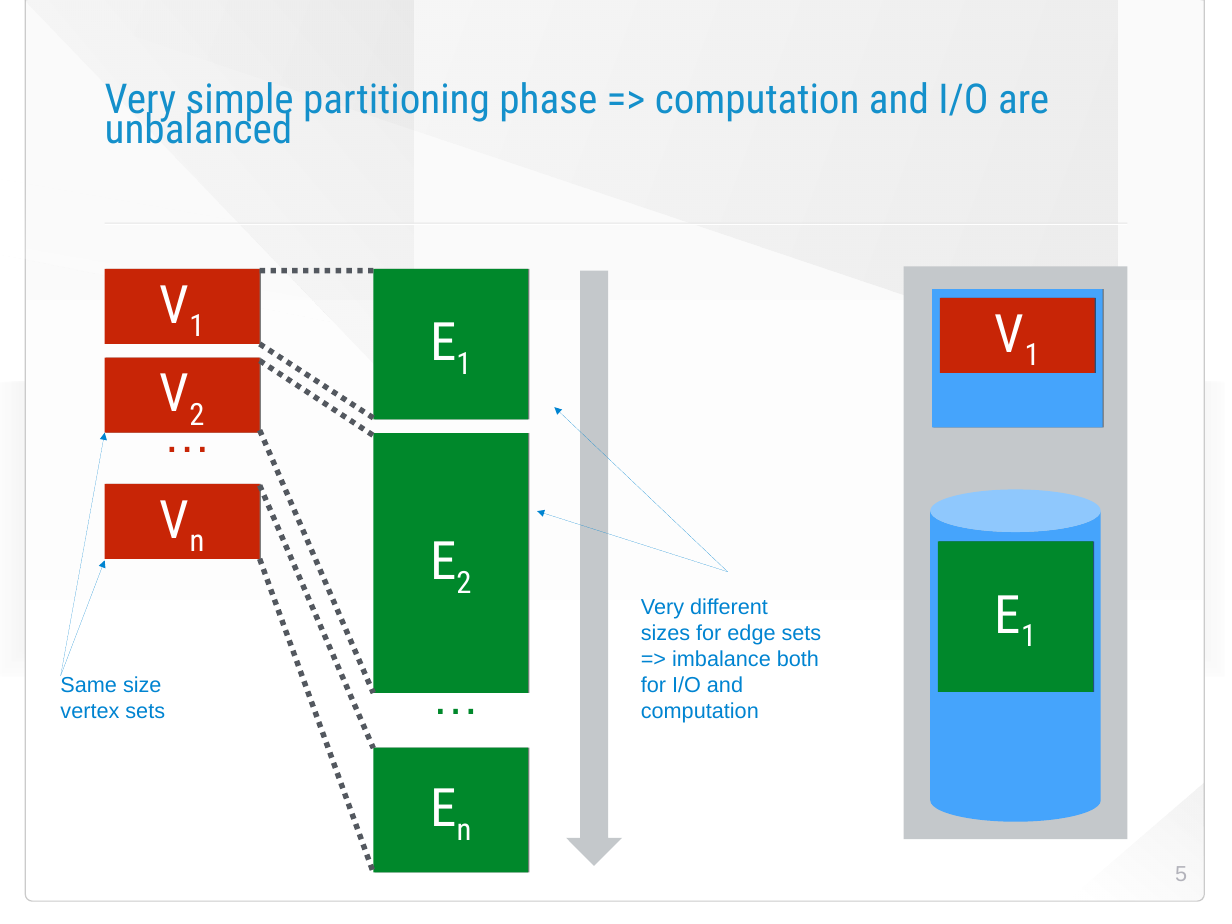
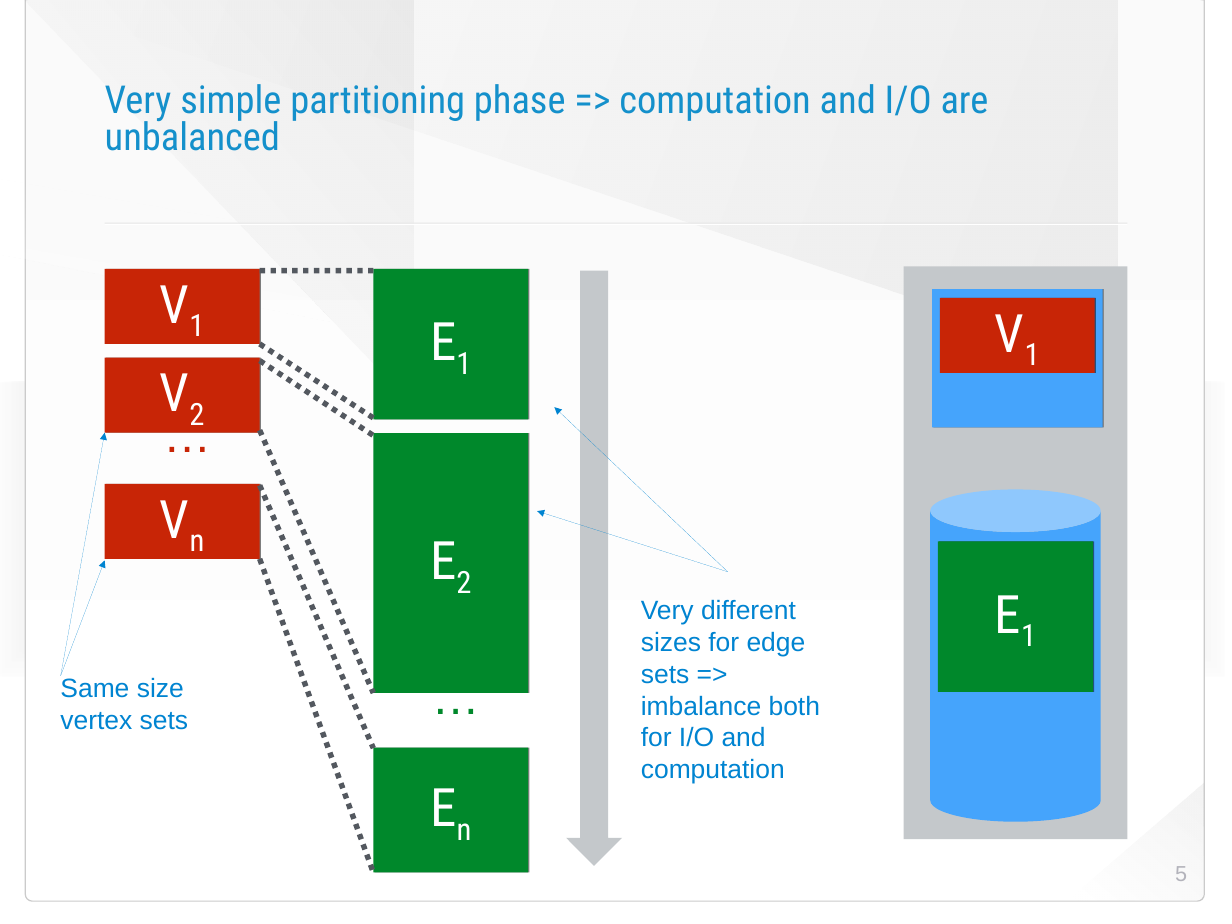
Before and after one commit to HaprianVlad/chaos, a slide deck: slide 5 of presentation.odp. Drawn at 1232x924 pixels with LibreOffice and Linux fonts; fonts in the diff are those of the drawing; background and template pictures are left out. Boxes give left, top, right and bottom in pixels: in the first picture for what was removed or moved away, otherwise in the second. Text is boxed around its words. In the diff, an @@ line names an element or a change of style, - is before the commit and + after.

```diff
--- a/presentation.odp
+++ b/presentation.odp
@@ title "Very simple partitioning phase => ..." at <box>105,84,989,151</box>: size 34.2 to 32 pt; line spacing 0.6 to 0.8 @@
@@ text "Very different sizes for edge ..." at <box>641,599,820,784</box>: size 18 to 22 pt @@
@@ text "Same size vertex sets" at <box>60,677,188,730</box>: size 18 to 22 pt @@
```
Also in this commit, not shown: 5 other slides changed, 1 slide removed, 41 other files.
